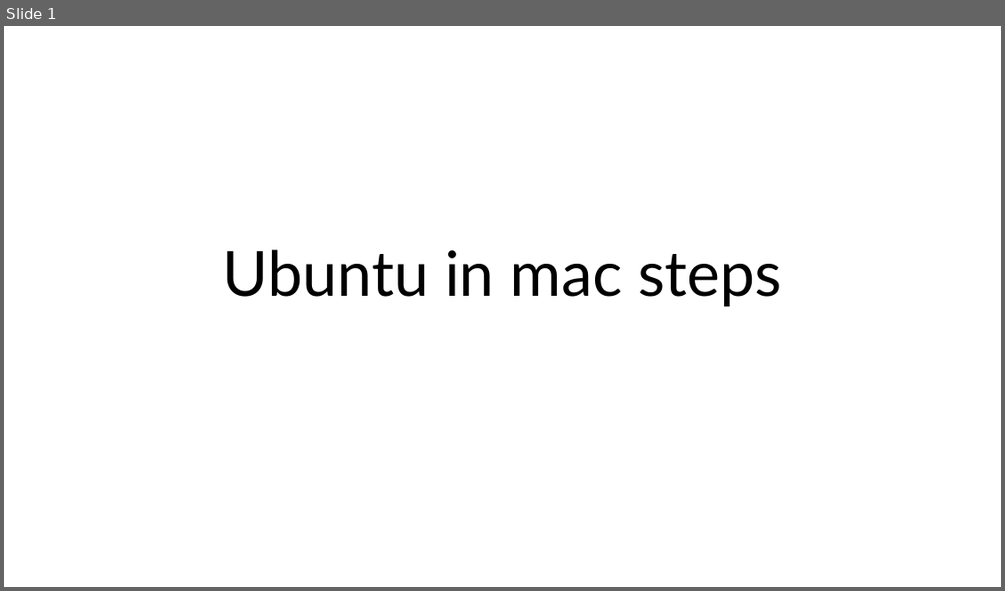
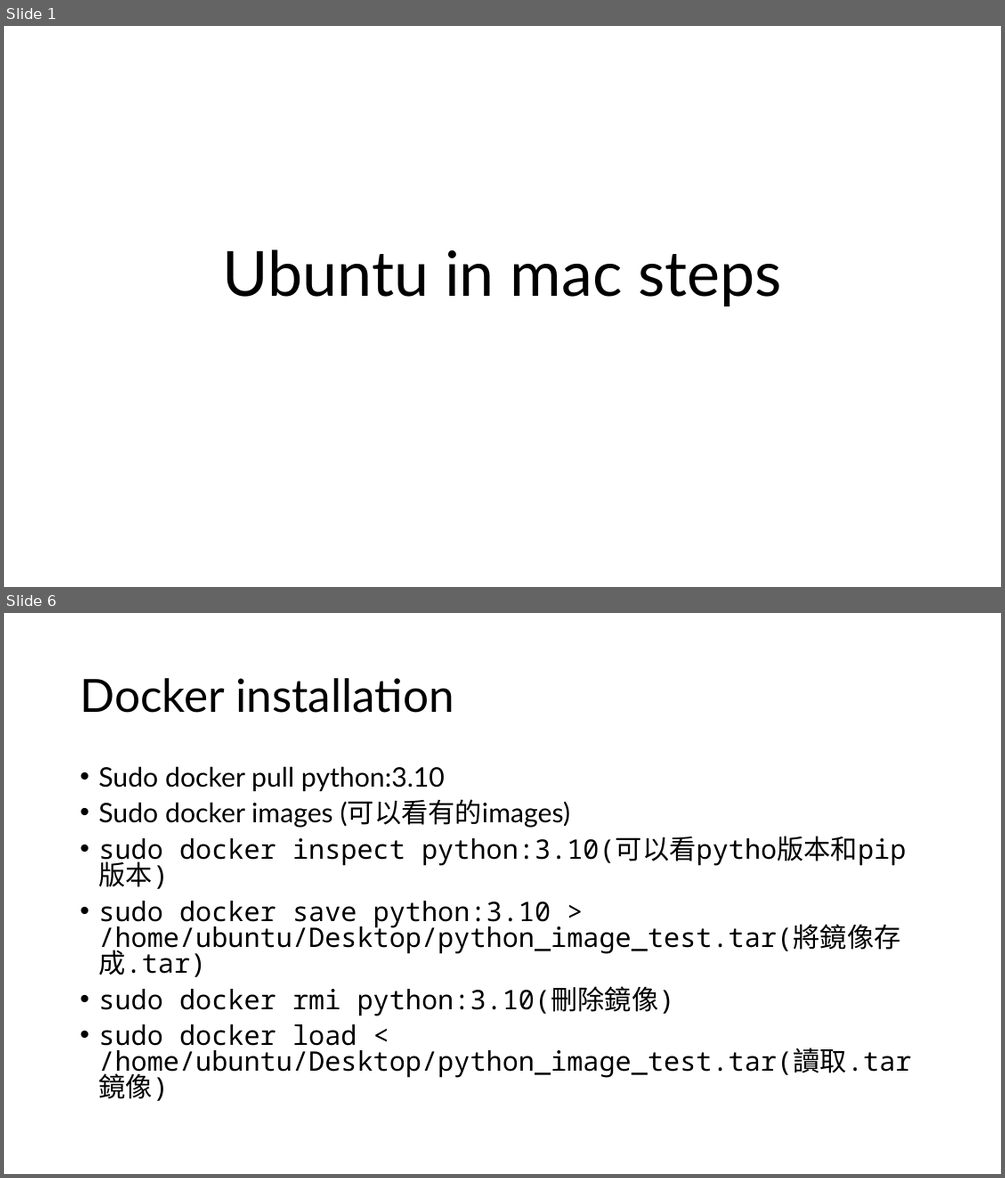
Before and after one commit to frankpeng1218/Python_learning, a slide deck: multipass_ubuntu_installation/ubuntu_installation.pptx. Shown one above the other, each under a label of ours: slide 1 before the commit, slides 1 and 6 after it; the slides between them are not shown. The pictures are 1005x591 and 1005x1178 pixels, drawn with LibreOffice and Linux fonts; fonts in the diff are those of the drawing. Boxes give left, top, right and bottom in pixels: in the first picture for what was removed or moved away, otherwise in the second. Text is boxed around its words. In the diff, an @@ line names an element or a change of style, - is before the commit and + after.

```diff
--- a/multipass_ubuntu_installation/ubuntu_installation.pptx
+++ b/multipass_ubuntu_installation/ubuntu_installation.pptx
@@ slide 6 added at (x1=4, y1=613, x2=1001, y2=1174), background #FFFFFF @@
@@ title added at (x1=80, y1=678, x2=454, y2=713), 44 pt, text #000000 @@
+Docker installation
@@ text added at (x1=98, y1=766, x2=911, y2=1078), 25.9 pt, text #000000 @@
+• Sudo docker pull python:3.10
+• Sudo docker images (可以看有的images)
+• sudo docker inspect python:3.10(可以看pytho版本和pip版本)
+• sudo docker save python:3.10 > /home/ubuntu/Desktop/python_image_test.tar(將鏡像存成.tar)
+• sudo docker rmi python:3.10(刪除鏡像)
+• sudo docker load < /home/ubuntu/Desktop/python_image_test.tar(讀取.tar鏡像)
```
Also in this commit, not shown: 2 slides changed, 14 other slides added, 17 other files.
